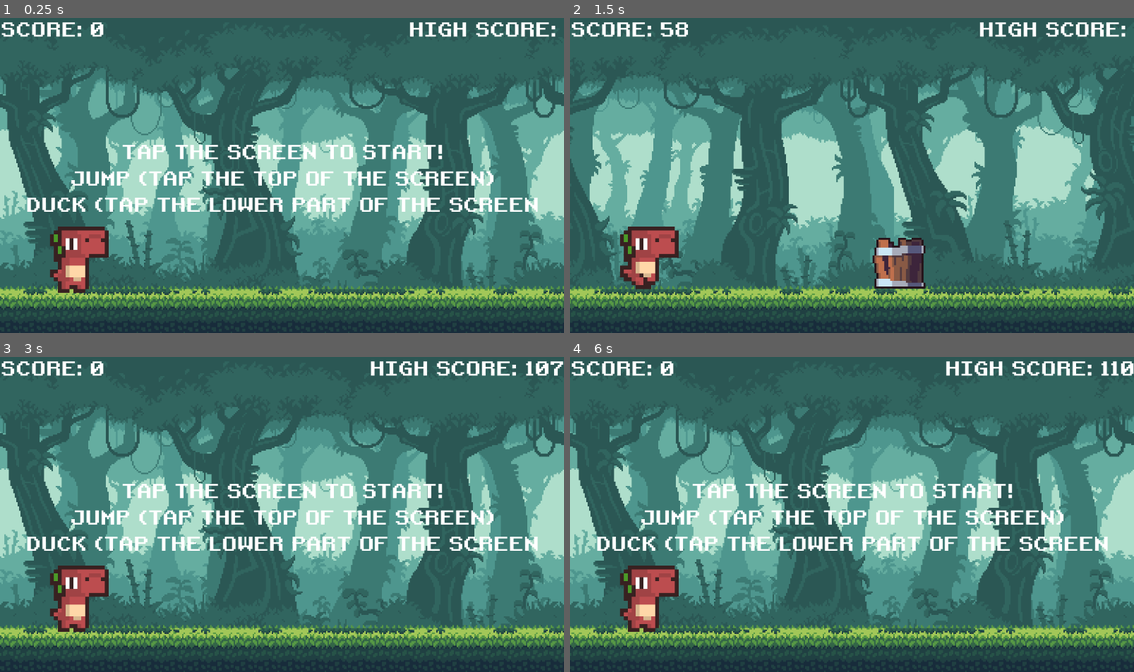
Above: before the commit, frames 1-4 (two rows, left to right).
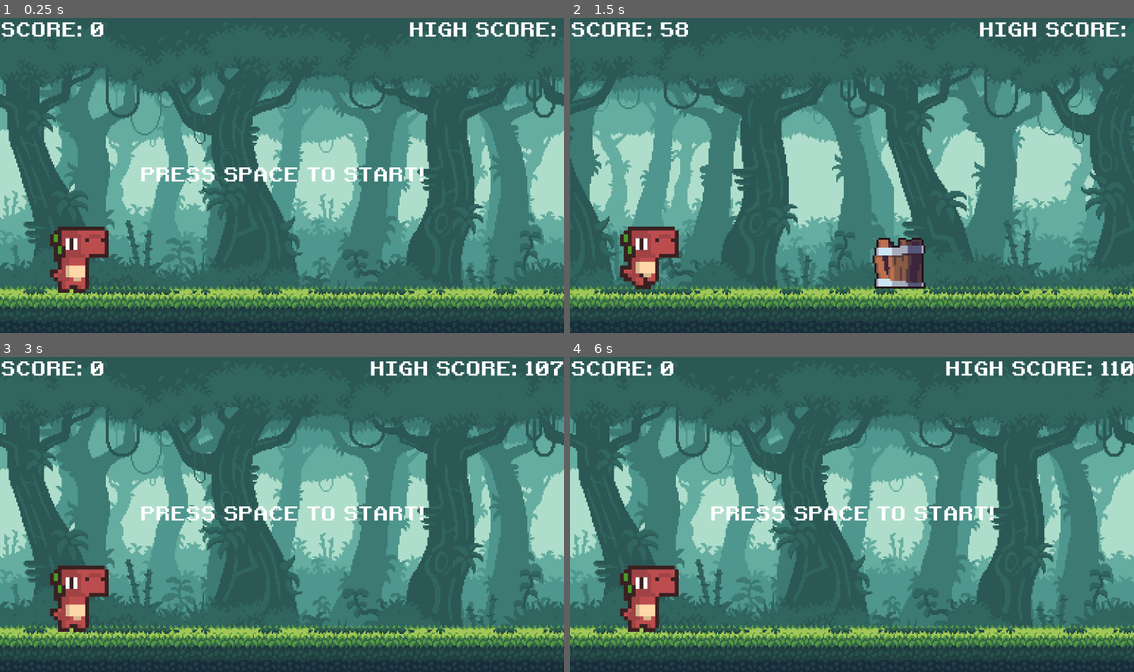
Above: after the commit, the same moments.

Repository: teachermanjeff/redplatformer2025
Game: Godot game, scene res://scenes/main.tscn
Two runs of this game, one before a commit and one after it. Both use one fixed random seed, a clock stepped at 60 frames per second and the inputs below.
Inputs:
- Up to frame 1 (0.25 s): no input
- Up to frame 2 (1.5 s): tap Space (jump) at 0.5, 0.77 s; hold Enter (ui_accept) 0.53-1.28 s; tap Down (duck) at 1.35 s
- Up to frame 3 (3 s): tap Space (jump) at 1.52 s; tap Enter (ui_accept) at 1.55 s; hold Enter (ui_accept) 2.03-2.75 s; click "RESTART" at 2.75 s
- Up to frame 4 (6 s): tap Space (jump) at 3.5, 3.77, 4.52, 5.27 s; tap Enter (ui_accept) at 3.6, 4.55, 5.1 s; hold Down (duck) 4.28-5.03 s; click "RESTART" at 5.75 s

The runs differ from the first frame. In frame 1, 5.1% of the frame differs, in the area x 4-96%, y 40-62%; in frame 2, nothing differs; in frame 3, 5.1%; in frame 4, 5.1%.

Commit message:
ASDASDADSASDADADAD

Diff:
--- a/scenes/main.gd
+++ b/scenes/main.gd
@@ -140,7 +140,7 @@
 		$HUD.get_node("HighScoreLabel").text = "HIGH SCORE: " + str(high_score / SCORE_MODIFIER)
 
 func change_map():
-	if score > 25000:
+	if score > 2500:
 		get_tree().change_scene_to_file("res://scenes/lvl2.tscn")
 
 func adjust_difficulty():
--- a/scenes/main.tscn
+++ b/scenes/main.tscn
@@ -27,13 +27,7 @@
 [node name="HUD" parent="." instance=ExtResource("5_cgpie")]
 
 [node name="StartLabel" parent="HUD" index="1"]
-offset_left = -524.0
-offset_top = -72.0
-offset_right = 524.0
-offset_bottom = 87.0
-text = "TAP THE SCREEN TO START!
-JUMP (TAP THE TOP OF THE SCREEN)
-DUCK (TAP THE LOWER PART OF THE SCREEN"
+text = "PRESS SPACE TO START!"
 
 [node name="GameOver" parent="." instance=ExtResource("6_6n2u1")]
 process_mode = 2
@@ -43,11 +37,6 @@
 shape = SubResource("RectangleShape2D_tefeu")
 action = "jump"
 
-[node name="startgame" type="TouchScreenButton" parent="."]
-position = Vector2(46832, 320)
-shape = SubResource("RectangleShape2D_tefeu")
-action = "ui_accept"
-
 [node name="jump botton2" type="TouchScreenButton" parent="."]
 position = Vector2(46832, 780)
 shape = SubResource("RectangleShape2D_tefeu")
--- a/scenes/main2.gd
+++ b/scenes/main2.gd
@@ -7,7 +7,7 @@
 var bird_scene = preload("res://scenes/bird.tscn")
 var obstacle_types := [stump_scene, rock_scene, barrel_scene]
 var obstacles : Array
-var bird_heights := [200, 390]
+var bird_heights := [200, 400]
 
 #game variables
 const DINO_START_POS := Vector2i(150, 485)
